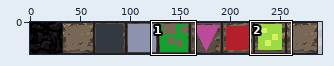
Two states of a sprite sheet, img/basic-tiles.png. The first picture is a wide view before the edit; the outline marks the close-up.
Close-up. Old version:
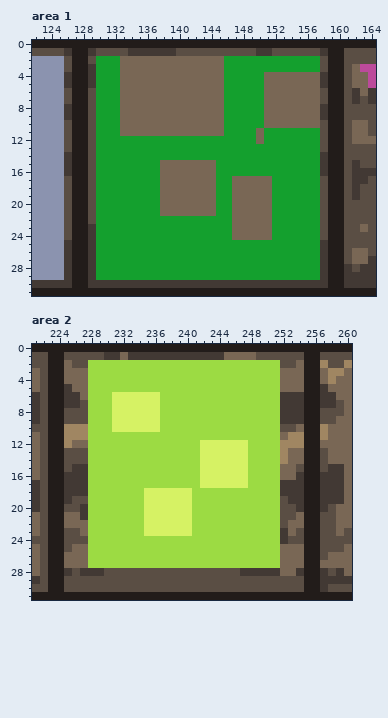
The file is 320x32 pixels. Shown: area 1: x 122..164, y 0..31; area 2: x 221..260, y 0..31. The wide view leaves out empty margins.
Once edited:
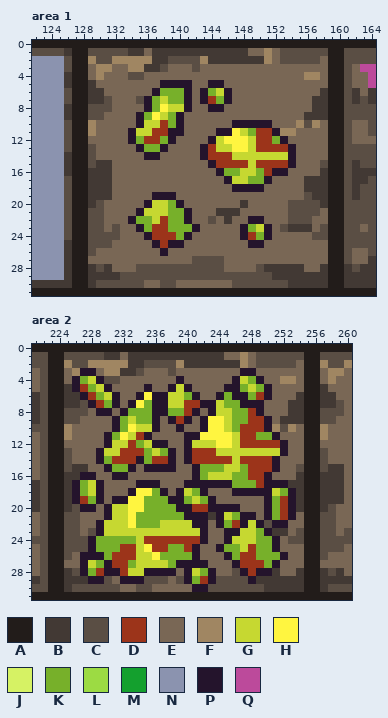
Palette (. is transparent): A #221c1a  B #423934  C #5a4e44  D #9c341a  E #796755  F #a08662  G #c6d831  H #fff540  J #d6f264  K #77b02a  L #9cdb43  M #14a02e  N #8b93af  P #24142c  Q #bc4a9b
The commit says: Add unobtainium and dense unobtainium ores
The edit:
Area 1:
y 1: x 129 B -> C; x 136 B -> E; x 140..152 CCCCCCCCCCBBC -> BBBBBBBBBEEFE; x 158 B -> C
y 2: x 129..158 CMMMEEEEEEEEEEEEEMMMMMMMMMMMMC -> FCCFFFFFBBCCCCFBBBBBBBFECCCCCE
y 3: x 129..132 BMMM -> EFFE; x 134..138 EEEEE -> FFBBC; x 142 E -> C; x 146..158 MMMMMMMMMMMMC -> EEEEEEEEEEEEE
y 4: x 129..132 BMMM -> EFEE; x 134..135 EE -> CC; x 146..150 MMMMM -> EEEEE; x 156..158 EEB -> FFE
y 5: x 130..132 MMM -> EEE; x 138..141 EEEE -> PPPP; x 144..150 EEMMMMM -> PPEEEEE; x 158 B -> E
y 6: x 129..132 CMMM -> BBEE; x 137..141 EEEEE -> PKKKP; x 143..150 EEEMMMMM -> PKGPEEEE; x 158 C -> B
y 7: x 129..132 CMMM -> BBCE; x 135..141 EEEEEEE -> CPKGKKP; x 143..150 EEEMMMMM -> PDKPEEEE; x 157..158 EC -> BB
y 8: x 130..132 MMM -> CCE; x 136..141 EEEEEE -> PKHGGP; x 144..150 EEMMMMM -> PPEEEEE; x 157 E -> B
y 9: x 130..132 MMM -> CEE; x 135..140 EEEEEE -> PKHGKP; x 146..150 MMMMM -> EEEEE; x 156..157 EE -> BB
y 10: x 129..132 CMMM -> FEEE; x 135..140 EEEEEE -> PGGDKP; x 146..151 MMMMME -> EPPPPP; x 155..158 EEEC -> FCFE
y 11: x 129..132 CMMM -> FEEE; x 134..140 EEEEEEE -> PGGDDPP; x 145..158 EMMMMEMMMMMMMC -> PPHGKDDPFFEEEE
y 12: x 129..158 CMMMMMMMMMMMMMMMMMMMMEMMMMMMMC -> EEEEEPKDDKPEEEEPGHHHGDDKPEEEEE
y 13: x 130..158 MMMMMMMMMMMMMMMMMMMMMMMMMMMMC -> EEEEEPKKPEEEEPDGGHHGDDDDPEEEE
y 14: x 130..158 MMMMMMMMMMMMMMMMMMMMMMMMMMMMB -> EEEEEEPPEEEEEPDDDGGGGGGGPEEEE
y 15: x 130..137 MMMMMMMM -> BBEEEEEE; x 144..158 EMMMMMMMMMMMMMB -> PDDDDGDDDDPEEEC
y 16: x 129..137 CMMMMMMMM -> BBBEEEEEE; x 145..157 MMMMMMMMMMMMM -> PKKGGKDPPEEEE
y 17: x 129..137 CMMMMMMMM -> BBBEEEEEE; x 145..158 MMEEEEEMMMMMMC -> EPGGKKPEEEEBBB
y 18: x 129..137 CMMMMMMMM -> BBBEEEEEE; x 145..150 MMEEEE -> EEPPPP; x 152..158 MMMMMMC -> EEEEBBB
y 19: x 129..139 CMMMMMMMMEE -> BBBEEEEEPPP; x 145..146 MM -> EE; x 152..158 MMMMMMC -> EEEECBB
y 20: x 129..140 CMMMMMMMMEEE -> BCEEEEEPGGKP; x 145..146 MM -> EE; x 148 E -> B; x 152..158 MMMMMMC -> EECCCCB
y 21: x 130..141 MMMMMMMMEEEE -> CEEEEPGGGKKP; x 145..147 MME -> BBB; x 152..158 MMMMMMC -> EECCCCE
y 22: x 130..146 MMMMMMMMMMMMMMMMM -> CEEEPKKGDKKPEECEB; x 149..150 EE -> PP; x 152..158 MMMMMMC -> EECCCEE
y 23: x 129..146 BMMMMMMMMMMMMMMMMM -> CCECEEPKDDKKKPEEEE; x 148..157 EEEEMMMMMM -> PKGPECBBBE
y 24: x 129..146 BMMMMMMMMMMMMMMMMM -> CCCCEEEPDDDKPEEEEE; x 148..157 EEEEMMMMMM -> PDKPEEEEEC
y 25: x 129..158 BMMMMMMMMMMMMMMMMMMMMMMMMMMMMB -> CCCEEEEEPDPPEEEEEEEEPPEEEEEEEE
y 26: x 129..158 BMMMMMMMMMMMMMMMMMMMMMMMMMMMMB -> CEEEEEEEEPEEEEEEEEEEEEEEEEEEEE
y 27: x 129..158 BMMMMMMMMMMMMMMMMMMMMMMMMMMMMB -> EEEEEEEEEEEEECCCCEEEEEEEEEEEEE
y 28: x 130..157 MMMMMMMMMMMMMMMMMMMMMMMMMMMM -> CBEEECCCCCCCCCCCEEEECBBBBBEE
y 29: x 130..157 MMMMMMMMMMMMMMMMMMMMMMMMMMMM -> BBBCCCCCCCCCCCCCCCCCCCBBBBBB
y 30: x 130..153 BBBBBBBBBBBBBBBBBBBBBBBB -> CCCCCCEECCEEEEEEECCCCCCC
Area 2:
y 1: x 247 E -> F
y 2: x 225 E -> F; x 228..251 LLLLLLLLLLLLLLLLLLLLLLLL -> FFFFFBBCCCCFBBBBBBBFECCC
y 3: x 226..251 EELLLLLLLLLLLLLLLLLLLLLLLL -> FPPEFFBBCEEECEEEEEEEEPPEEE
y 4: x 226..253 EELLLLLLLLLLLLLLLLLLLLLLLLEE -> PKGPCCEEEEEEEPEEEEEEPGKPEEFF
y 5: x 226..251 EELLLLLLLLLLLLLLLLLLLLLLLL -> PDKGPEEEEPEEPGPEEEEPPKGKPE
y 6: x 227..253 ELLLJJJJJJLLLLLLLLLLLLLLLBB -> PDKGPEEPHPPGGKPEEPKPPKDPEEE
y 7: x 228..252 LLLJJJJJJLLLLLLLLLLLLLLLB -> PDKPEPHKPPGGDDPPGKKPPPEEE
y 8: x 228..252 LLLJJJJJJLLLLLLLLLLLLLLLB -> EPPEPKKKPPKKDPEPGGKKDPEEE
y 9: x 227..251 CLLLJJJJJJLLLLLLLLLLLLLLL -> EEEEPKGKKPEPDPEPHHGKKDDPE
y 10: x 226..251 FFLLLJJJJJJLLLLLLLLLLLLLLL -> EEEEEPKHGGPEEPEEPHHGKDDDPF; x 253 C -> F
y 11: x 226..251 FFLLLLLLLLLLLLLLLLLLLLLLLL -> EEEEPKHGDPEEEEPPHHHHGDDKKP; x 253..254 FF -> EE
y 12: x 225 F -> E; x 228..254 LLLLLLLLLLLLLLJJJJJJLLLLFFF -> EEPGGDKGPPEEPGGGHHGDDDDDPEE
y 13: x 226..252 CCLLLLLLLLLLLLLLJJJJJJLLLLF -> EEEPGGDDDKGKPEPDDDGGGGGGGGP
y 14: x 226..252 CCLLLLLLLLLLLLLLJJJJJJLLLLF -> EEEPKDDDPKDDPEPDDDDDGDDDDPE
y 15: x 228..251 LLLLLLLLLLLLLLJJJJJJLLLL -> EEPKKPEPPPPEEPKKKGGKDDDP
y 16: x 227..251 BLLLLLLLLLLLLLLJJJJJJLLLL -> PPEEPPEEEEEEEEPKGGGKKDDPE
y 17: x 226..252 BBLLLLLLLLLLLLLLJJJJJJLLLLB -> PKGPEEEEPPPEEEPPPPPPKKKDPPP
y 18: x 226..253 BBLLLLLLLJJJJJJLLLLLLLLLLLBB -> PKGPEEEPHHKPEPGKPEEEPPPPPGKP
y 19: x 226..253 CCLLLLLLLJJJJJJLLLLLLLLLLLCB -> PDKPEPPHHKKKPPKGKPEEEEEEPKDP
y 20: x 225 C -> B; x 227..253 BLLLLLLLJJJJJJLLLLLLLLLLLCC -> PPEPGGHHKKKKPPDDPPPPEEEPKDP
y 21: x 225..253 EEBLLLLLLLJJJJJJLLLLLLLLLLLCC -> CCEEEPGGHKKKKKKPPPBPGKPPEPKDP
y 22: x 225..226 EE -> CC; x 228..252 LLLLLLLJJJJJJLLLLLLLLLLLC -> EPGGGHKKKGGGGPPEPKDPGPCPP
y 23: x 228..251 LLLLLLLJJJJJJLLLLLLLLLLL -> CPGGGGGGGGGGGGPEEPPGGKPB
y 24: x 228..252 LLLLLLLLLLLLLLLLLLLLLLLLB -> PKKKKKGDDDDDDDPEEPGGGKKPE
y 25: x 226..251 EELLLLLLLLLLLLLLLLLLLLLLLL -> CCPKKKDDGHDDKKDPEEPKKGDKKP
y 26: x 225 E -> C; x 227..252 ELLLLLLLLLLLLLLLLLLLLLLLLE -> PPPKDDDGGHKKKKPEEEPKDDKKKP
y 27: x 227..251 ELLLLLLLLLLLLLLLLLLLLLLLL -> PGKPDDKGGGGKPPPPEEEPDDDKP
y 28: x 227..245 BBBCCCCCCCCCCCCCCCC -> PKDPPDGGPPPPEPGKPEE; x 247..250 BBBB -> PDPP
y 29: x 225..229 CCCCC -> BBBPP; x 231..234 CCCC -> EPPP; x 238 C -> E; x 240..243 CCCC -> PKDP; x 248..254 CCCCCCC -> PBBBBBB
y 30: x 225 C -> B; x 232..233 CC -> EE; x 236..242 CCCCCCC -> EEEEEPP; x 250..254 CCCCC -> BBBBB
